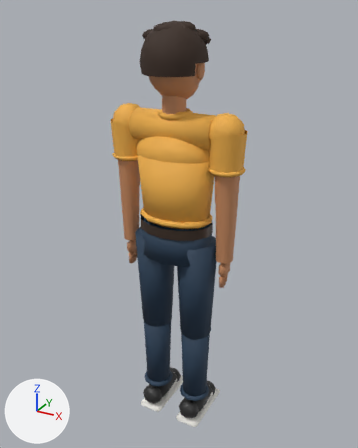
The glTF model game/models/person_0.glb as it was, and as the next commit left it.
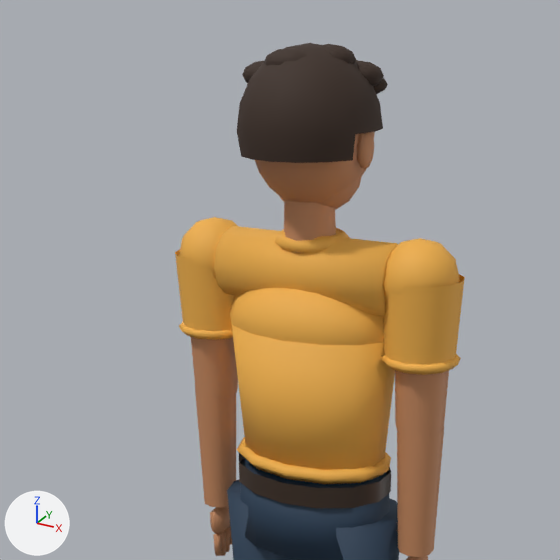
Each version appears first whole from a 50 mm camera at (0.882, -1.579, 1.728) aimed at (-0.013, 0.05, 0.914), and next in a close-up on the part from 8% to 82% of the width and 0% to 59% of the height. Arrows for +X, +Y and +Z are at lower left; the lights stay in place. The older version's two pictures come first. Where no turn or scale is listed for an object, it has been applied to the vertices. Vertices at exactly the same position are counted once.

In view in the first close-up: 'ArmL', 'ArmR', 'Body', 'ForeArmL', 'ForeArmR', 'Head', 'LegL', 'LegR'.
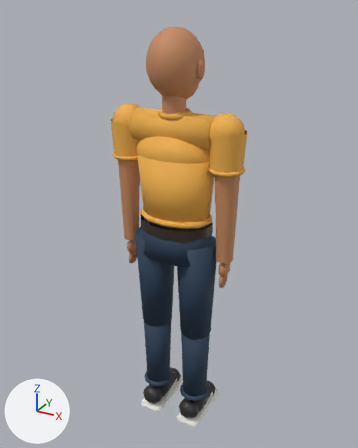
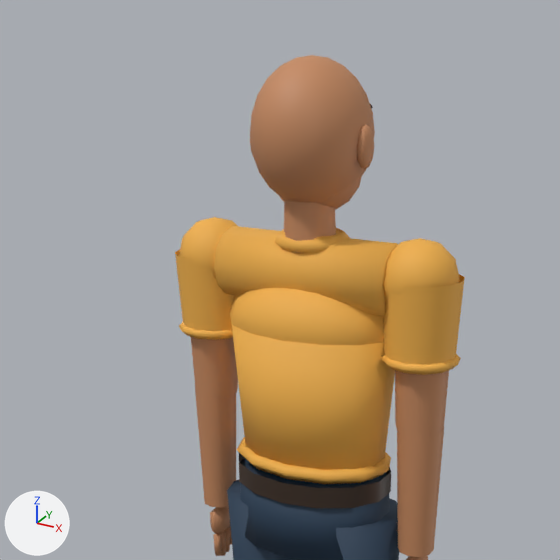
The change, as a diff of the scene's bpy script:
```diff
--- a/game/models/person_0.glb.py
+++ b/game/models/person_0.glb.py
@@ me_head @@
 # used by ob_head; location = (0.0, 0.0, 1.4)
-me_head.from_pydata(...)  # 1449 vertices, 2740 faces; spans x -0.118..0.118, y -0.137..0.119, z -0.04..0.284
+me_head.from_pydata(...)  # 1006 vertices, 1900 faces; spans x -0.112..0.112, y -0.112..0.119, z -0.04..0.266
+# me_head part 1: 7 loose pieces with 443 vertices, spanning x -0.118..0.118, y -0.137..0.115, z 0.115..0.284, are deleted
 me_head.materials.append(mat_skin)
```

Where the change shows, as pixel boxes [x1, y1, x2, y2] in the close-ups (560 x 560 px):
'Head', reshaped (17% narrower)
    before: [237, 43, 388, 253]
    after: [250, 55, 375, 253]
part 1 of me_head, deleted (brown)
    before: [237, 43, 388, 163]
